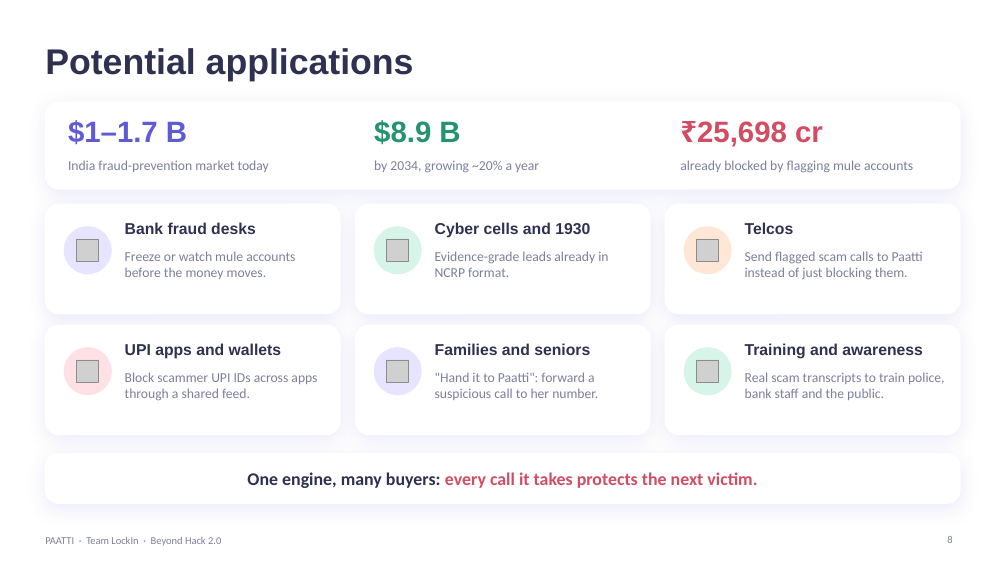
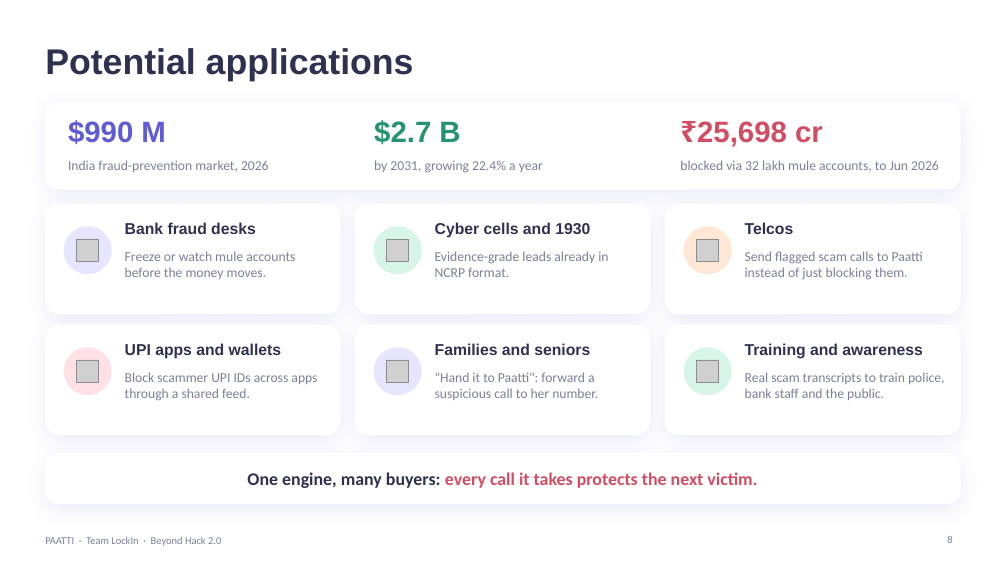
Before and after one commit to Rayaanarora/Paatti, a slide deck: slide 8 of docs/Paatti_BeyondHack2_soft.pptx. Drawn at 1008x567 pixels with LibreOffice and Linux fonts; fonts in the diff are those of the drawing; grey boxes stand for pictures; background and template pictures are left out. Boxes give left, top, right and bottom in pixels: in the first picture for what was removed or moved away, otherwise in the second. Text is boxed around its words. In the diff, an @@ line names an element or a change of style, - is before the commit and + after.

```diff
--- a/docs/Paatti_BeyondHack2_soft.pptx
+++ b/docs/Paatti_BeyondHack2_soft.pptx
@@ text at (68,120,165,144): text changed @@
-$1–1.7 B
+$990 M
@@ text at (374,120,460,145): text changed @@
-$8.9 B
+$2.7 B
@@ text at (68,160,269,172): text changed @@
-India fraud-prevention market today
+India fraud-prevention market, 2026
@@ text at (374,160,543,173): text changed @@
-by 2034, growing ~20% a year
+by 2031, growing 22.4% a year
@@ text at (680,160,939,172): text changed @@
-already blocked by flagging mule accounts
+blocked via 32 lakh mule accounts, to Jun 2026
```
Also in this commit, not shown: 1 other file.
